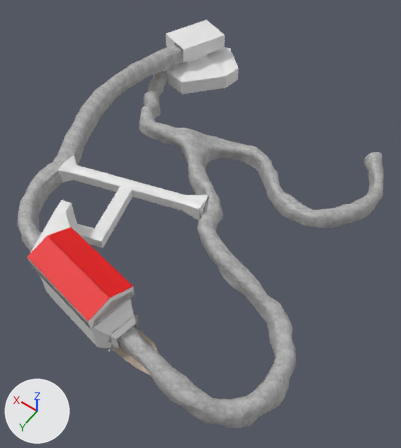
The OBJ model res/models/cave.obj: old version first, new version second.
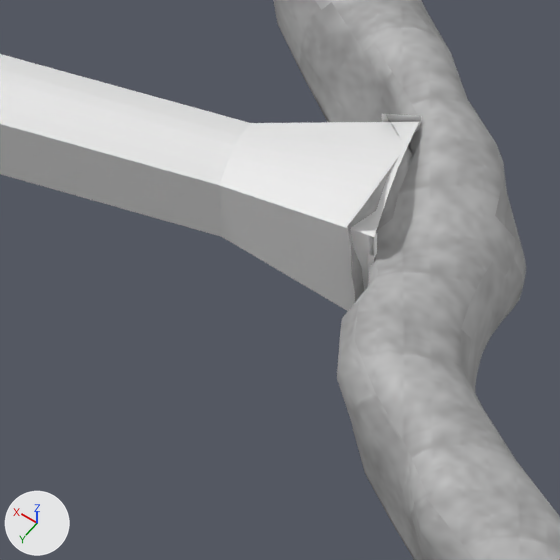
The first picture shows the older version from a 50 mm camera at (-19.8, 103.9, 89.6) aimed at (24.5, 41.9, -7.9). The close-ups show both versions on the part from 38% to 57% of the width and 40% to 57% of the height of that picture; other places that the commit changed are outside them. Every picture has the same lights, and +X, +Y and +Z are marked at lower left. Where no turn or scale is listed for an object, it has been applied to the vertices. Vertices at the same position are counted once.

Names of what the first close-up shows: 'Cube.001_Cube.003', 'Cube_Cube.002'.
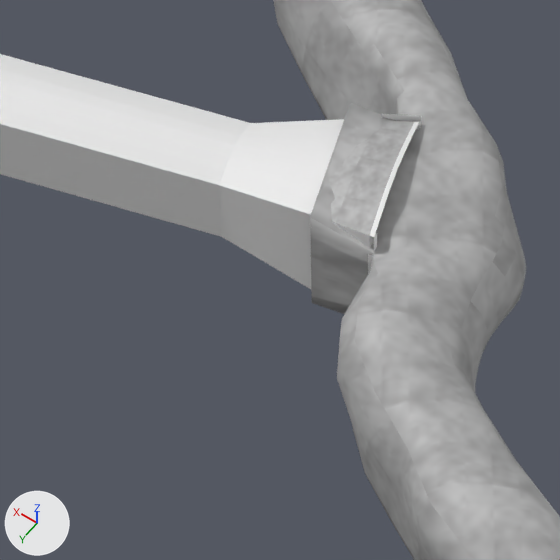
Where the change shows, as pixel boxes [x1, y1, x2, y2] in the close-ups (560 x 560 px; the box of a moved part takes in the faces that stretch with it):
'Cube_Cube.002', reshaped: before [0, 54, 422, 311]; after [0, 54, 422, 289]
part 1 of me_cube_001_cube_003, moved or reshaped: before [328, 82, 486, 385]; after [310, 82, 486, 378]
part 2 of me_cube_001_cube_003, surface changed: [301, 0, 560, 560] in both
part 3 of me_cube_cube_002, built on: before [220, 122, 414, 311]; after [220, 119, 414, 289]

The edits, one by one:
me_cube_001_cube_003 is used by ob_cube_001_cube_003; location (0.0, 0.0, 0.0).
me_cube_001_cube_003 had 3179 vertices, 3240 faces, 1 loose edge and spanned x -10.8..67.8, y 0.2..78.9, z -9.7..3.0.
me_cube_001_cube_003 now has 3198 vertices, 3266 faces, 1 loose edge and spans x -10.8..67.8, y 0.2..78.6, z -9.7..2.8.
Part 1, on me_cube_001_cube_003:
7 vertices are removed from x 20.9..25.3, y 40.5..46.0, z -2.0..1.3.
23 faces are deleted.
3 vertices in x 21.3..22.8, y 40.5..41.5, z 1.9..2.1 move by (0.0, 0.0, -0.2).
44 vertices move from x 18.4..24.3, y 40.4..46.2, z -2.5..2.9 to x 18.4..25.0, y 41.0..46.2, z -2.0..2.2.
6 vertices are added at (23.8, 44.7, 2.0), (23.5, 41.2, -1.7), (21.6, 45.2, 1.4), (20.9, 44.3, 1.5), (25.2, 40.5, -1.6), (21.4, 45.5, 1.4).
1 loose edge is added.
16 new faces join them, mat_material_001.
5 new faces join them, mat_material_002.
me_cube_001_cube_003 part 2: 3171 kept faces spanning x -10.8..67.8, y 0.2..78.6, z -9.7..2.3 get new texture (UV) coordinates.
me_cube_cube_002 is used by ob_cube_cube_002; location (0.0, 0.0, 0.0).
me_cube_cube_002 had 223 vertices, 201 faces and spanned x 16.4..67.6, y -14.3..79.1, z -9.6..9.6.
me_cube_cube_002 now has 253 vertices, 231 faces and spans x 16.4..67.6, y -14.3..79.1, z -9.6..9.6.
Part 3, on me_cube_cube_002:
9 faces are deleted.
30 vertices are added at x 23.1..24.8, y 41.4..45.4, z -1.7..2.1.
33 new faces join them, mat_material_003 (white #e7e7e7).
6 new faces join them, mat_material_001.
me_cube_cube_002 now uses material mat_material_001.
